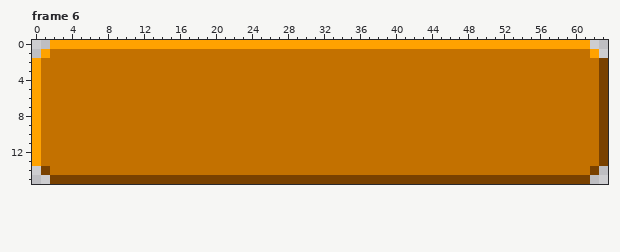
File history of a pixel-art file, MiniShipDelivery/Content/Interface/MainMenuButtons.aseprite. The picture above is the old version.
64x16 pixels, 6 frames. Shown: frame 6.
The result:
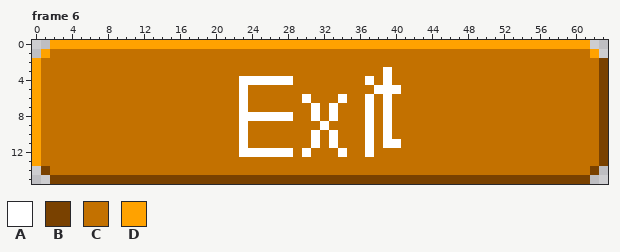
Palette (. is transparent): A #ffffff  B #794100  C #c37100  D #ffa200
Commit: add option menu to take off the music.
Change:
--- frame 6, layer "Text"
@@ x 21..42 @@
  2 CCCCCCCCCCCCCCCCCCCCCC
- 3 CCCCCCCCCCCCCCCCCCCCCC
- 4 CCCCCCCCCCCCCCCCCCCCCC
- 5 CCCCCCCCCCCCCCCCCCCCCC
- 6 CCCCCCCCCCCCCCCCCCCCCC
- 7 CCCCCCCCCCCCCCCCCCCCCC
- 8 CCCCCCCCCCCCCCCCCCCCCC
- 9 CCCCCCCCCCCCCCCCCCCCCC
-10 CCCCCCCCCCCCCCCCCCCCCC
-11 CCCCCCCCCCCCCCCCCCCCCC
-12 CCCCCCCCCCCCCCCCCCCCCC
+ 3 CCCCCCCCCCCCCCCCCCACCC
+ 4 CCAAAAAACCCCCCCCACACCC
+ 5 CCACCCCCCCCCCCCCCAAACC
+ 6 CCACCCCCCACCCACCACACCC
+ 7 CCACCCCCCCACACCCACACCC
+ 8 CCAAAAAACCACACCCACACCC
+ 9 CCACCCCCCCCACCCCACACCC
+10 CCACCCCCCCACACCCACACCC
+11 CCACCCCCCCACACCCACAACC
+12 CCAAAAAACACCCACCACCCCC
 13 CCCCCCCCCCCCCCCCCCCCCC
Pixel boxes of the changes (left, top, right, bottom) in both pictures:
changed: (239, 67, 401, 157)
